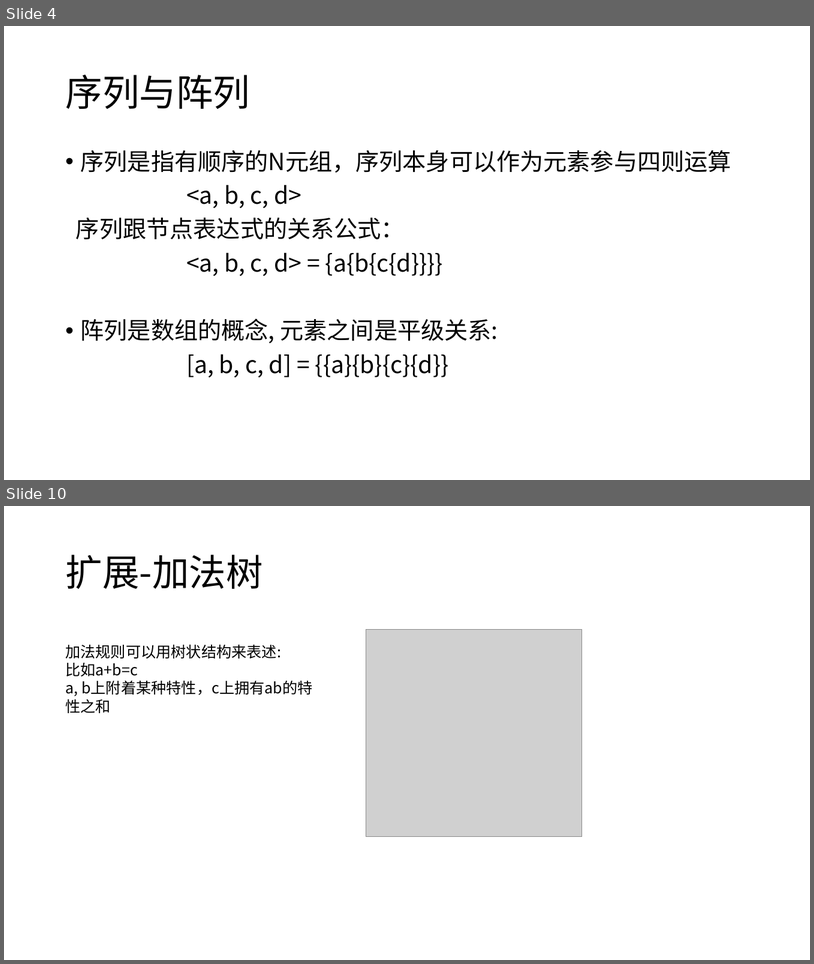
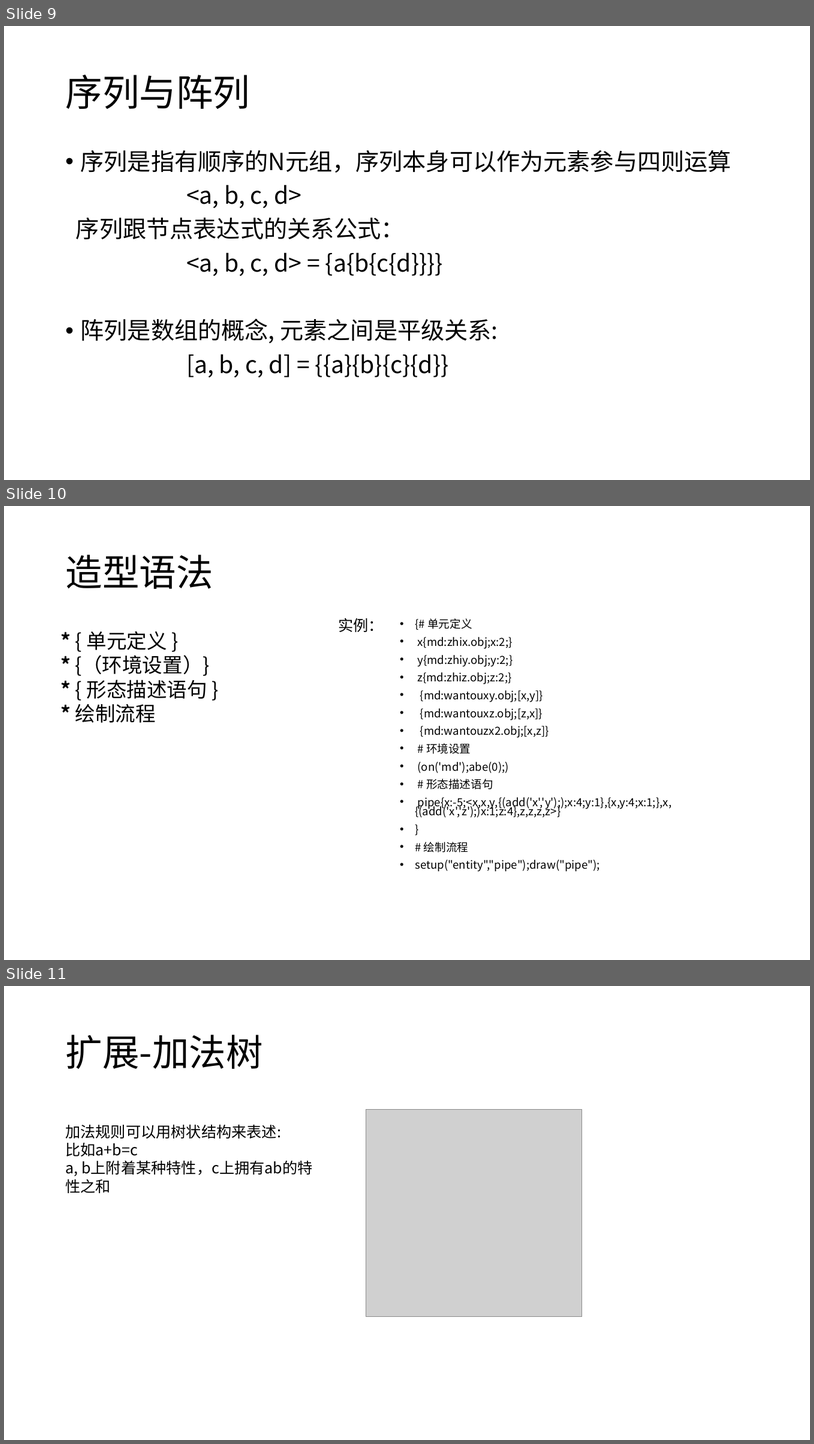
Before and after one commit to panguojun/.PHG., a slide deck: PHG语法手册.pptx. Shown one above the other, each under a label of ours: slides 4 and 10 before the commit, slides 9, 10 and 11 after it; the slides between them are not shown. The pictures are 814x964 and 814x1444 pixels, drawn with LibreOffice and Linux fonts; fonts in the diff are those of the drawing; grey boxes stand for pictures. Boxes give left, top, right and bottom in pixels: in the first picture for what was removed or moved away, otherwise in the second. Text is boxed around its words. In the diff, an @@ line names an element or a change of style, - is before the commit and + after.

```diff
--- a/PHG语法手册.pptx
+++ b/PHG语法手册.pptx
@@ slide 10 added at bbox=[4, 506, 810, 960], background #FFFFFF @@
@@ title added at bbox=[65, 555, 213, 589], 44 pt, text #000000 @@
+造型语法
@@ text added at bbox=[75, 631, 210, 723], 24 pt, text #000000 @@
+* { 单元定义 }
+* {（环境设置）}
+* { 形态描述语句 }
+* 绘制流程
@@ text added at bbox=[338, 618, 384, 632], 18 pt, text #000000 @@
+实例：
@@ text added at bbox=[415, 618, 672, 871], 13.3 pt, text #000000 @@
+• {# 单元定义
+• x{md:zhix.obj;x:2;}
+• y{md:zhiy.obj;y:2;}
+• z{md:zhiz.obj;z:2;}
+• {md:wantouxy.obj;[x,y]}
+• {md:wantouxz.obj;[z,x]}
+• {md:wantouzx2.obj;[x,z]}
+• # 环境设置
+• (on('md');abe(0);)
+• # 形态描述语句
+• pipe{x:-5;<x,x,y,{(add('x','y'););x:4;y:1},{x,y:4;x:1;},x,{(add('x','z');)x:1;z:4},z,z,z,z>}
+• }
+• # 绘制流程
+• setup("entity","pipe");draw("pipe");
@@ what was slide 4 is now slide 9 @@
@@ what was slide 10 is now slide 11 @@
```
Also in this commit, not shown: 6 slides changed, 11 other files.
